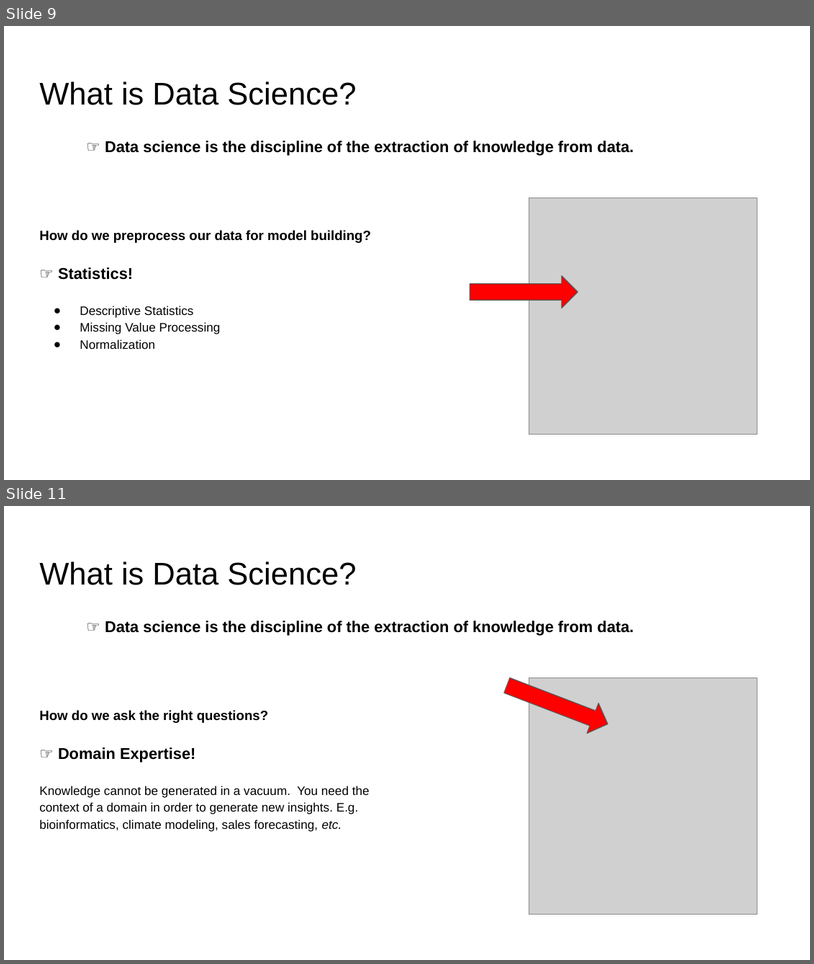
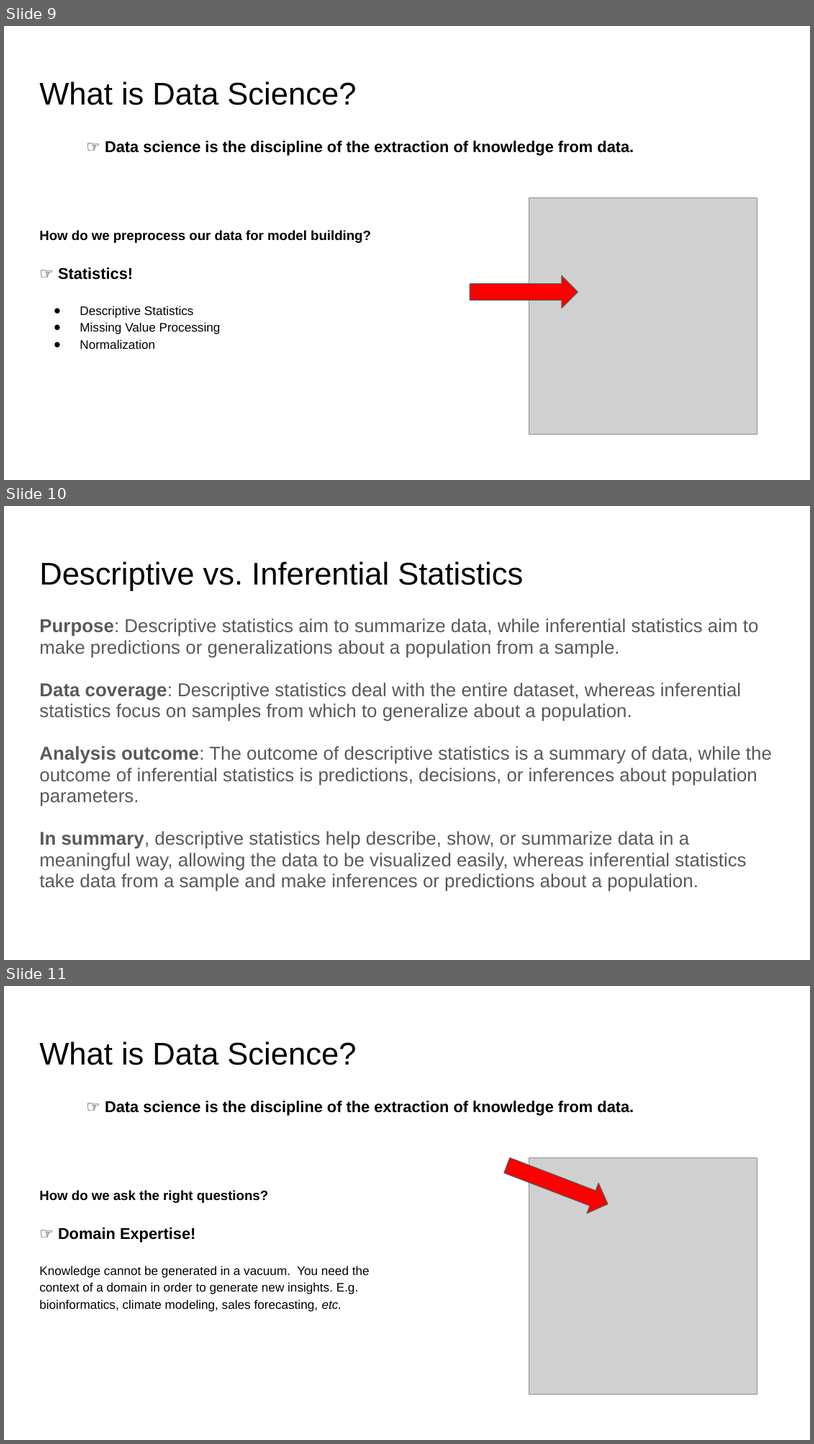
Before and after one commit to lutzhamel/CSC310, a slide deck: notes/01-What-is-Data-Science.pptx. Shown one above the other, each under a label of ours: slides 9 and 11 before the commit, slides 9, 10 and 11 after it; the slides between them are not shown. The pictures are 814x964 and 814x1444 pixels, drawn with LibreOffice and Linux fonts; fonts in the diff are those of the drawing; grey boxes stand for pictures. Boxes give left, top, right and bottom in pixels: in the first picture for what was removed or moved away, otherwise in the second. Text is boxed around its words. In the diff, an @@ line names an element or a change of style, - is before the commit and + after.

```diff
--- a/notes/01-What-is-Data-Science.pptx
+++ b/notes/01-What-is-Data-Science.pptx
@@ slide 10 added at [4, 506, 810, 960], background #FFFFFF @@
@@ title added at [39, 561, 523, 591], 28 pt, text #000000 @@
+Descriptive vs. Inferential Statistics
@@ text added at [39, 618, 772, 891], 16.6 pt, text #595959 @@
+Purpose: Descriptive statistics aim to summarize data, while inferential statistics aim to make predictions or generalizations about a population from a sample.
+Data coverage: Descriptive statistics deal with the entire dataset, whereas inferential statistics focus on samples from which to generalize about a population.
+Analysis outcome: The outcome of descriptive statistics is a summary of data, while the outcome of inferential statistics is predictions, decisions, or inferences about population parameters.
+In summary, descriptive statistics help describe, show, or summarize data in a meaningful way, allowing the data to be visualized easily, whereas inferential statistics take data from a sample and make inferences or predictions about a population.
```
Also in this commit, not shown: 1 slide removed, 4 other files.
